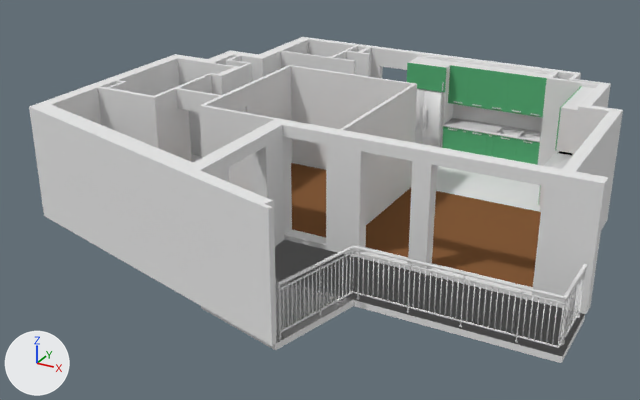
One commit to the Blender file appartement.blend: the scene before it, then after it.
Both versions are drawn from a camera (50 mm lens) standing at (822.0, -1552.0, 814.0) and looking at (-15.0, -30.0, 53.0). Lighting does not change. The marker at lower left points along +X, +Y and +Z.

The first picture shows 'Rembarde tenant', 'Terasse', 'kitchen floor', 'meuble  bas plaque', 'meuble frigo', 'meuble haut plaque', 'murs', 'parquet', 'plan cuisson', 'plan evier', 'porte', 'porte.000', 'porte.001', 'porte.002', 'porte.003', 'porte.004', 'porte.005', 'porte.006', 'porte.007', 'porte.008', 'porte.010', 'porte.013', 'porte.015', 'porte.017'.
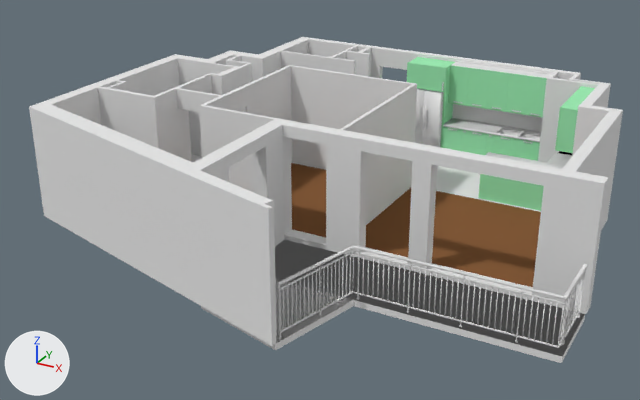
Diff of the bpy script that builds the scene:
```diff
--- a/appartement.blend.py
+++ b/appartement.blend.py
@@ mat_porte_meuble_cuisine @@
 mat_porte_meuble_cuisine = diffuse_material('porte.meuble.cuisine')
-mat_porte_meuble_cuisine.base_color = (0.103, 0.448, 0.195)  # green #5ab37a
+mat_porte_meuble_cuisine.base_color = (0.342, 0.839, 0.456)  # green #9eecb4
@@ me_cube_011 @@
 # used by ob_meuble__bas_plaque; parent = ob_cuisine; location = (408.1, 321.4, 46.24); rotation_euler = (0.0, 0.0, -4.712), in degrees (0, 0, -270)
-me_cube_011.from_pydata(...)  # 16 vertices, 11 faces; spans x -67.0..123.0, y -31.0..28.0, z -46.0..46.0
+me_cube_011.from_pydata(...)  # 34 vertices, 26 faces; spans x -60.0..126.0, y -31.0..169.0, z -46.0..46.0
+# me_cube_011 part 1: 16 vertices removed from x -67.0..123.0, y -31.0..28.0, z -46.0..46.0; 34 vertices added at x -60.0..126.0, y -31.0..169.0, z -46.0..46.0
+me_cube_011.materials.append(mat_porte_meuble_cuisine)  # green #9eecb4
@@ me_plane_012 @@
 # used by ob_plan_cuisson; parent = ob_meuble__bas_plaque; location = (436.6, 442.0, 92.49); rotation_euler = (0.0, 0.0, 1.571), in degrees (0, 0, 90)
-me_plane_012.from_pydata(...)  # 40 vertices, 22 faces; spans x -191.0..0.0, y -3.0..62.0, z 0.0..3.0
+me_plane_012.from_pydata(...)  # 16 vertices, 14 faces; spans x -181.0..-2.0, y -2.0..198.0, z 0.0..3.0
+# me_plane_012 part 2: the whole mesh is rebuilt
@@ me_plane_010 @@
 me_plane_010.from_pydata(...)  # 38 vertices, 36 faces; spans x -51.0..51.0, y -28.0..34.0, z -160.0..82.0
+me_plane_010.materials.append(mat_porte_meuble_cuisine)  # green #9eecb4
```

Boxes (x1, y1, x2, y2) around the edits, measured in the pictures (640 x 400 px):
'meuble  bas plaque', recoloured, reshaped
    before: (539, 185, 544, 212)
    after: (478, 174, 544, 211)
'meuble haut plaque', recoloured (grey to green)
    both: (556, 86, 595, 153)
'porte.015', recoloured
    both: (407, 63, 446, 92)
'porte.005', recoloured
    both: (506, 73, 530, 115)
'porte.008', recoloured
    both: (486, 70, 509, 112)
'porte.006', recoloured
    both: (467, 68, 489, 109)
'porte.007', recoloured
    both: (448, 65, 469, 106)
'porte.013', recoloured
    both: (526, 76, 547, 118)
'meuble frigo', recoloured (white to green)
    both: (408, 57, 455, 148)
'porte.004', recoloured
    both: (515, 139, 540, 165)
'plan cuisson', reshaped
    before: (544, 151, 572, 169)
    after: (486, 151, 572, 169)
'porte.003', recoloured
    both: (492, 135, 517, 161)
'porte.001', recoloured
    both: (466, 131, 487, 155)
'porte', recoloured
    both: (442, 126, 462, 151)
'porte.010', recoloured
    both: (485, 134, 494, 157)
'porte.002', recoloured
    both: (461, 130, 468, 152)
'porte.017', recoloured
    both: (555, 103, 565, 150)
